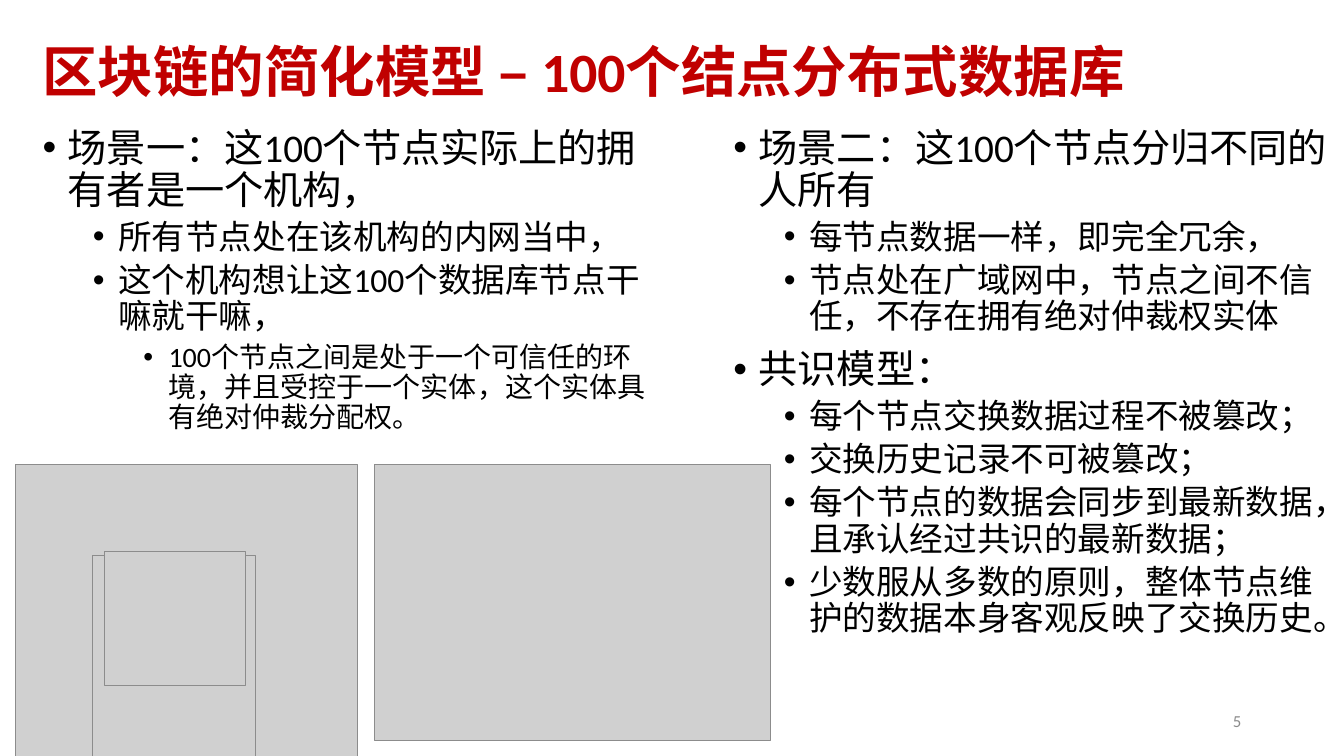
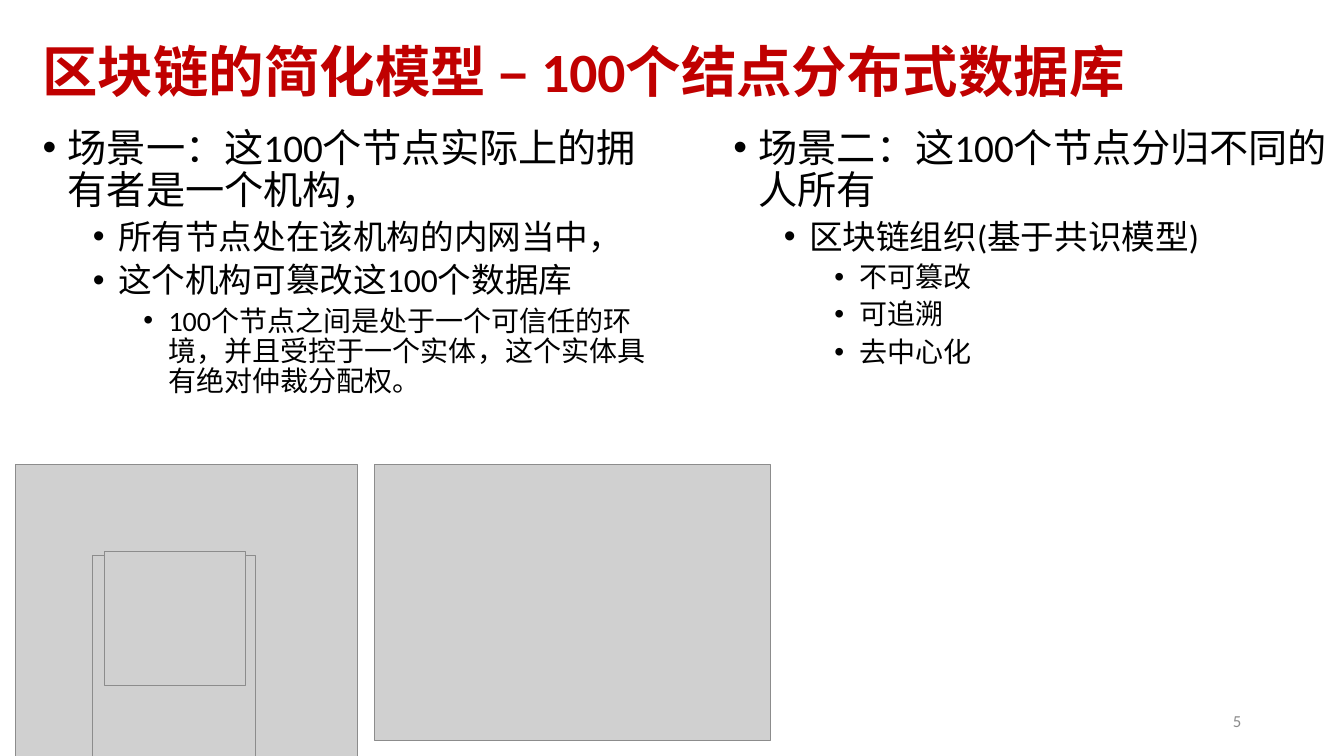
Before and after one commit to andyplusplus/blockchain, a slide deck: slide 5 of how_bitcoin_works_2/bc_0_blockChain.pptx. Drawn at 1344x756 pixels with LibreOffice and Linux fonts; fonts in the diff are those of the drawing; grey boxes stand for pictures. Boxes give left, top, right and bottom in pixels: in the first picture for what was removed or moved away, otherwise in the second. Text is boxed around its words. In the diff, an @@ line names an element or a change of style, - is before the commit and + after.

```diff
--- a/how_bitcoin_works_2/bc_0_blockChain.pptx
+++ b/how_bitcoin_works_2/bc_0_blockChain.pptx
@@ text at (809, 220, 1199, 365): text changed @@
-  • 每节点数据一样，即完全冗余，
-  • 节点处在广域网中，节点之间不信任，不存在拥有绝对仲裁权实体
-• 共识模型：
-  • 每个节点交换数据过程不被篡改；
-  • 交换历史记录不可被篡改；
-  • 每个节点的数据会同步到最新数据，且承认经过共识的最新数据；
-  • 少数服从多数的原则，整体节点维护的数据本身客观反映了交换历史。
+  • 区块链组织(基于共识模型)
+    • 不可篡改
+    • 可追溯
+    • 去中心化
@@ text at (118, 263, 572, 295): text changed @@
-  • 这个机构想让这100个数据库节点干嘛就干嘛，
+  • 这个机构可篡改这100个数据库
```
Also in this commit, not shown: 2 other slides changed, 6 slides added, 3 slides removed, 15 other files.
